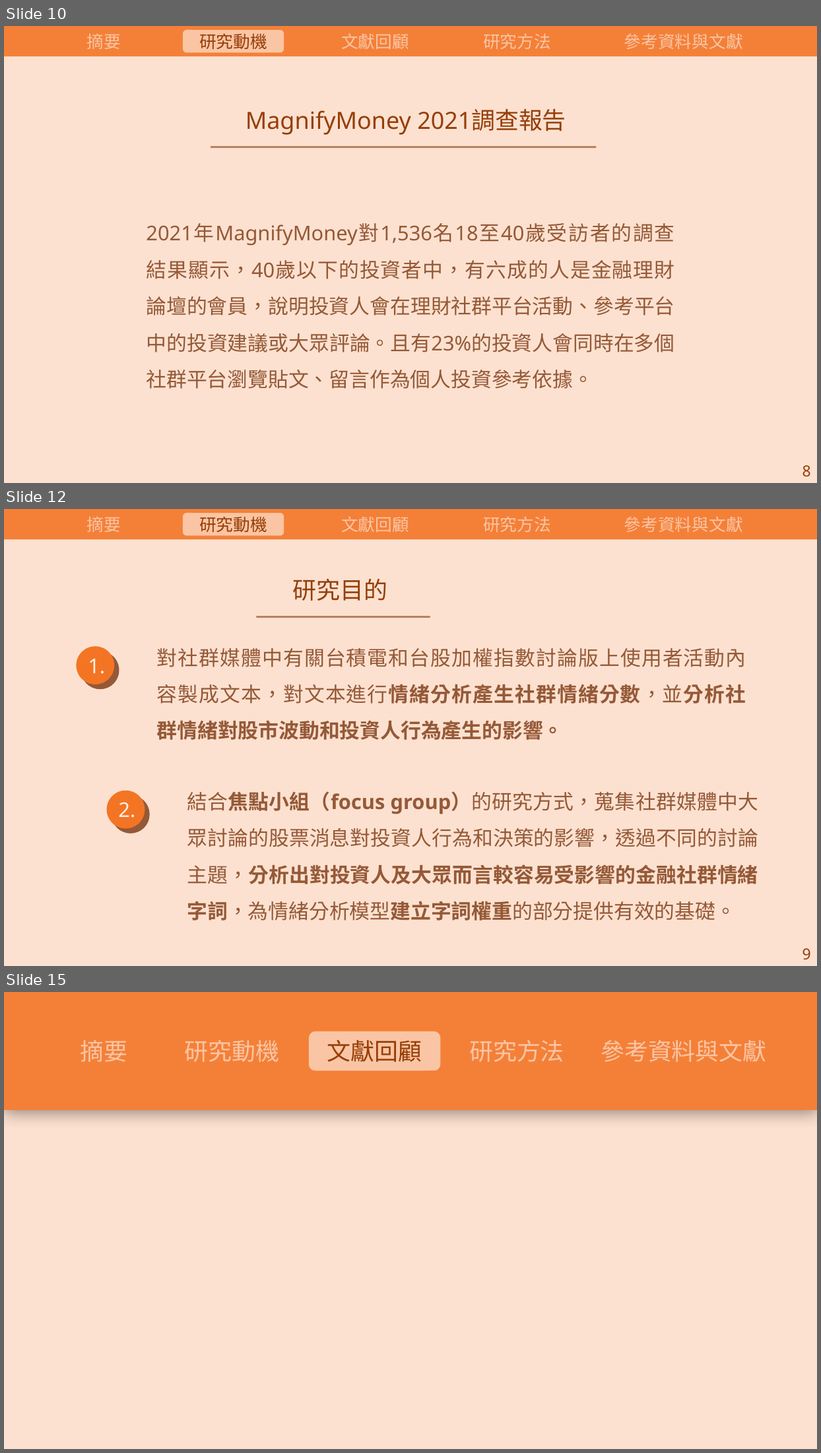
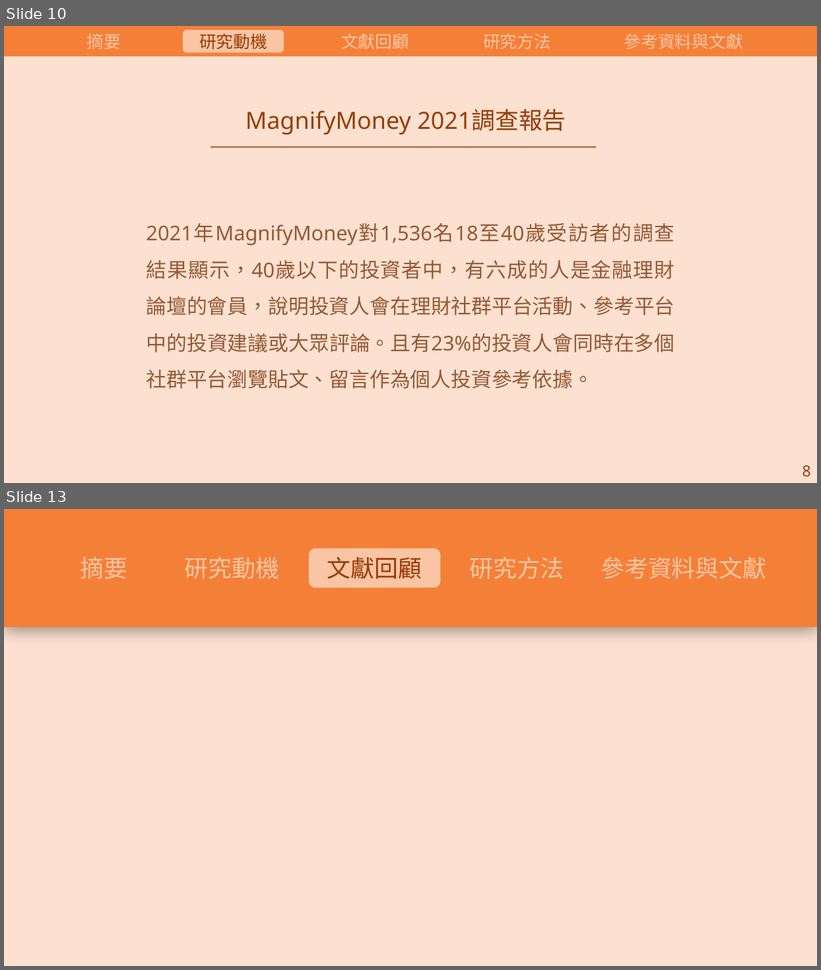
Before and after one commit to carina419/NTUST, a slide deck: 112-2/MI6006701 研究方法/研究方法期末報告.pptx. Shown one above the other, each under a label of ours: slides 10, 12 and 15 before the commit, slides 10 and 13 after it; the slides between them are not shown. The pictures are 821x1453 and 821x970 pixels, drawn with LibreOffice and Linux fonts; fonts in the diff are those of the drawing. Boxes give left, top, right and bottom in pixels: in the first picture for what was removed or moved away, otherwise in the second. Text is boxed around its words. In the diff, an @@ line names an element or a change of style, - is before the commit and + after.

```diff
--- a/112-2/MI6006701 研究方法/研究方法期末報告.pptx
+++ b/112-2/MI6006701 研究方法/研究方法期末報告.pptx
@@ slide 12 removed at box(4, 509, 817, 966), background #FFFFFF @@
@@ rectangle removed at box(4, 509, 817, 966) @@
@@ rectangle removed at box(4, 509, 817, 539) @@
@@ text removed at box(87, 516, 121, 532) @@
-摘要
@@ rounded rectangle removed at box(183, 513, 284, 536) @@
@@ text removed at box(199, 516, 267, 532) @@
-研究動機
@@ text removed at box(341, 516, 409, 532) @@
-文獻回顧
@@ text removed at box(483, 516, 551, 532) @@
-研究方法
@@ text removed at box(624, 516, 743, 532) @@
-參考資料與文獻
@@ text removed at box(292, 579, 387, 601) @@
-研究目的
@@ line removed from (430, 617) to (257, 617) @@
@@ group removed at box(76, 646, 746, 740): 2 texts, 2 ellipses @@
-對社群媒體中有關台積電和台股加權指數討論版上使用者活動內容製成文本，對文本進行情緒分析產生社群情緒分數，並分析社群情緒對股市波動和投資人行為產生的影響。
-1.
@@ group removed at box(106, 791, 759, 921): 2 texts, 2 ellipses @@
-結合焦點小組（focus group）的研究方式，蒐集社群媒體中大眾討論的股票消息對投資人行為和決策的影響，透過不同的討論主題，分析出對投資人及大眾而言較容易受影響的金融社群情緒字詞，為情緒分析模型建立字詞權重的部分提供有效的基礎。
-2.
@@ text removed at box(803, 949, 811, 960) @@
-9
@@ what was slide 15 is now slide 13 @@
```
Also in this commit, not shown: 10 slides changed, 6 slides added, 16 other slides removed, 1 other file.
